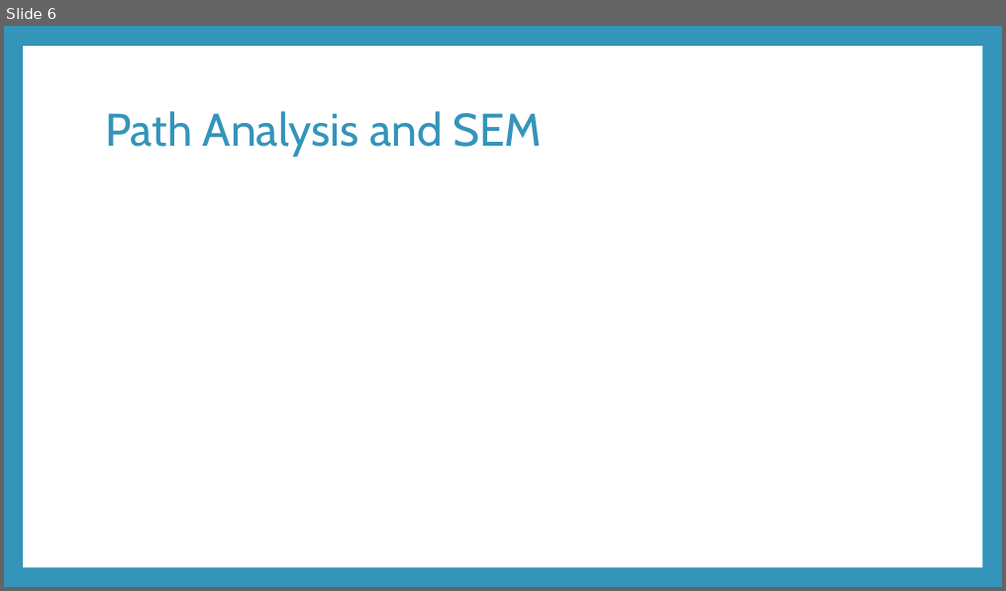
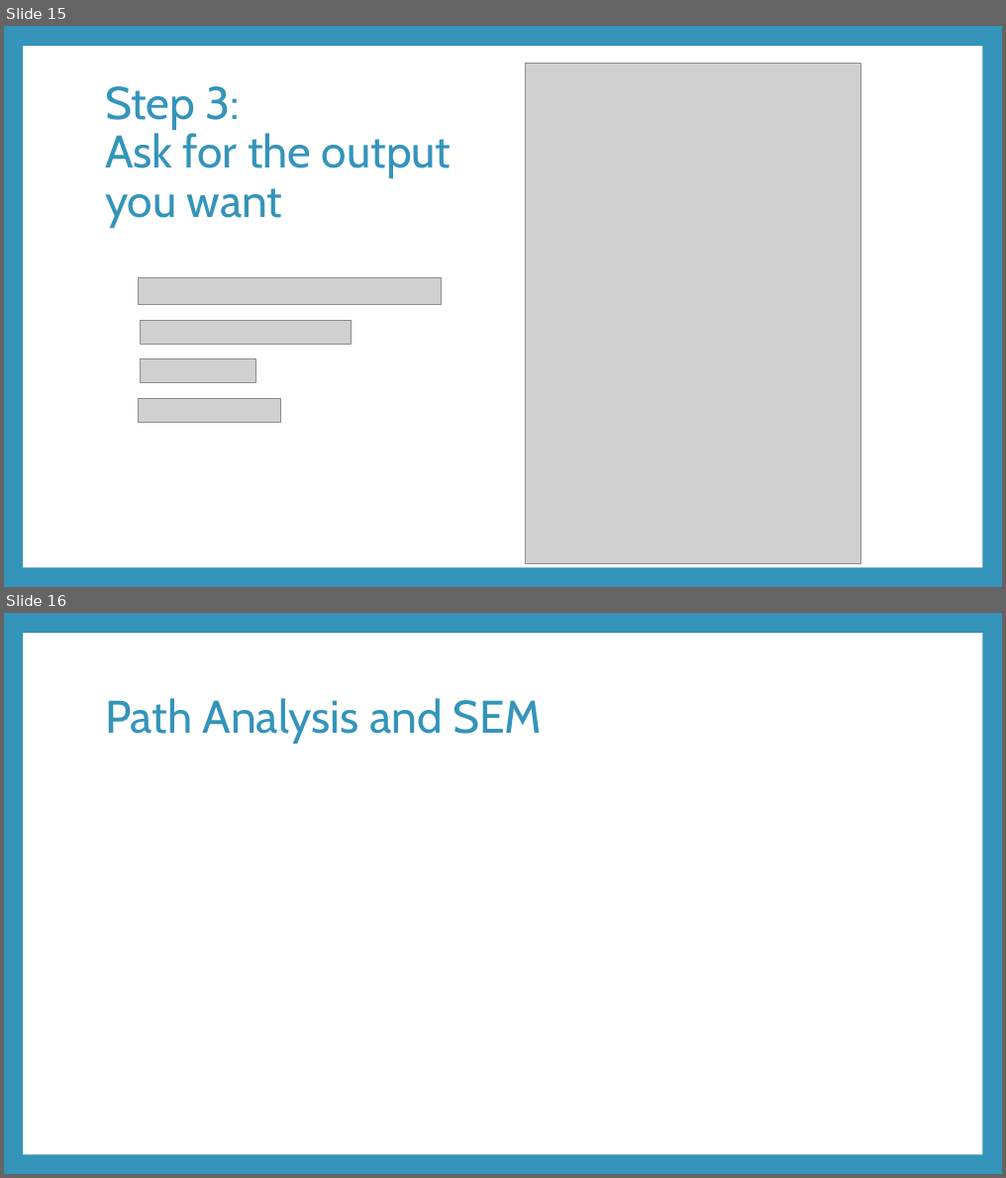
Before and after one commit to RandiLGarcia/smith-r-workshop, a slide deck: docs/Day 2 Slides.pptx. Shown one above the other, each under a label of ours: slide 6 before the commit, slides 15 and 16 after it. The pictures are 1006x591 and 1006x1178 pixels, drawn with LibreOffice and Linux fonts; fonts in the diff are those of the drawing; grey boxes stand for pictures. Boxes give left, top, right and bottom in pixels: in the first picture for what was removed or moved away, otherwise in the second. Text is boxed around its words. In the diff, an @@ line names an element or a change of style, - is before the commit and + after.

```diff
--- a/docs/Day 2 Slides.pptx
+++ b/docs/Day 2 Slides.pptx
@@ slide 15 added at [4, 26, 1002, 587], background #3494BA; not listed: 1 template element that a slide beside it also shows @@
@@ picture added at [526, 64, 861, 565] @@
@@ title added at [105, 86, 451, 228], 44 pt, text #3494BA @@
+Step 3:
+Ask for the output
+you want
@@ picture added at [138, 278, 441, 305] @@
@@ picture added at [141, 320, 351, 344] @@
@@ picture added at [141, 360, 255, 383] @@
@@ picture added at [138, 398, 280, 422] @@
@@ what was slide 6 is now slide 16 @@
```
Also in this commit, not shown: 3 slides changed, 10 other slides added, 9 other files.
